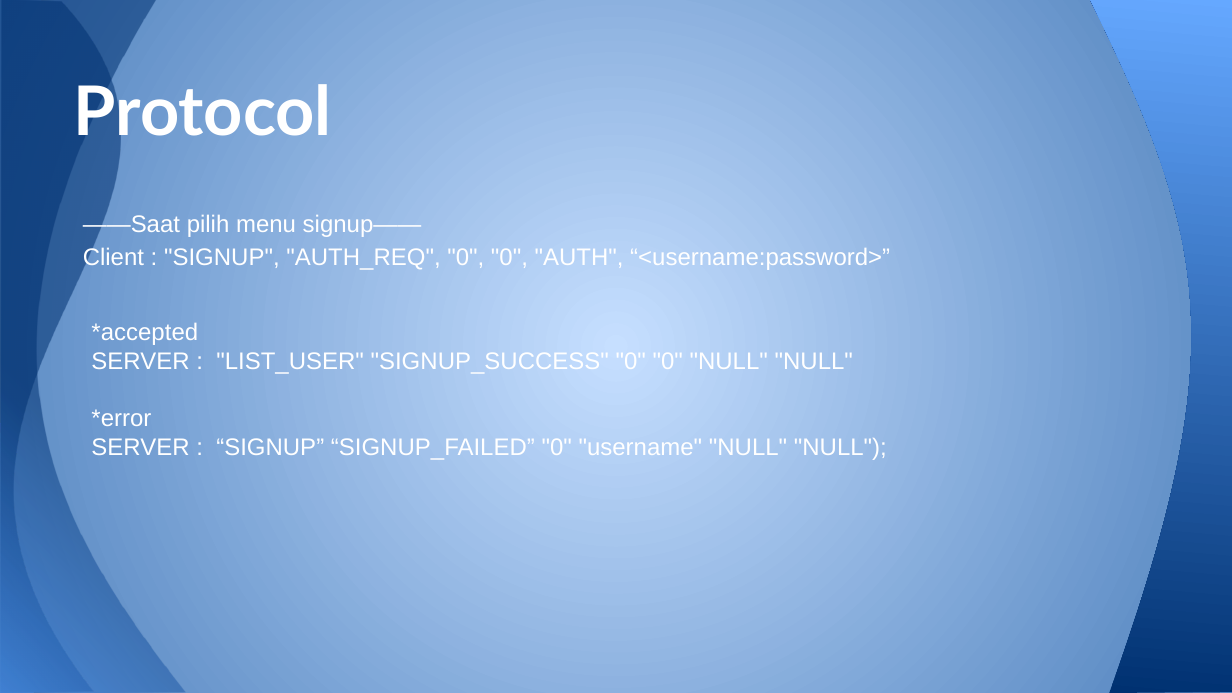
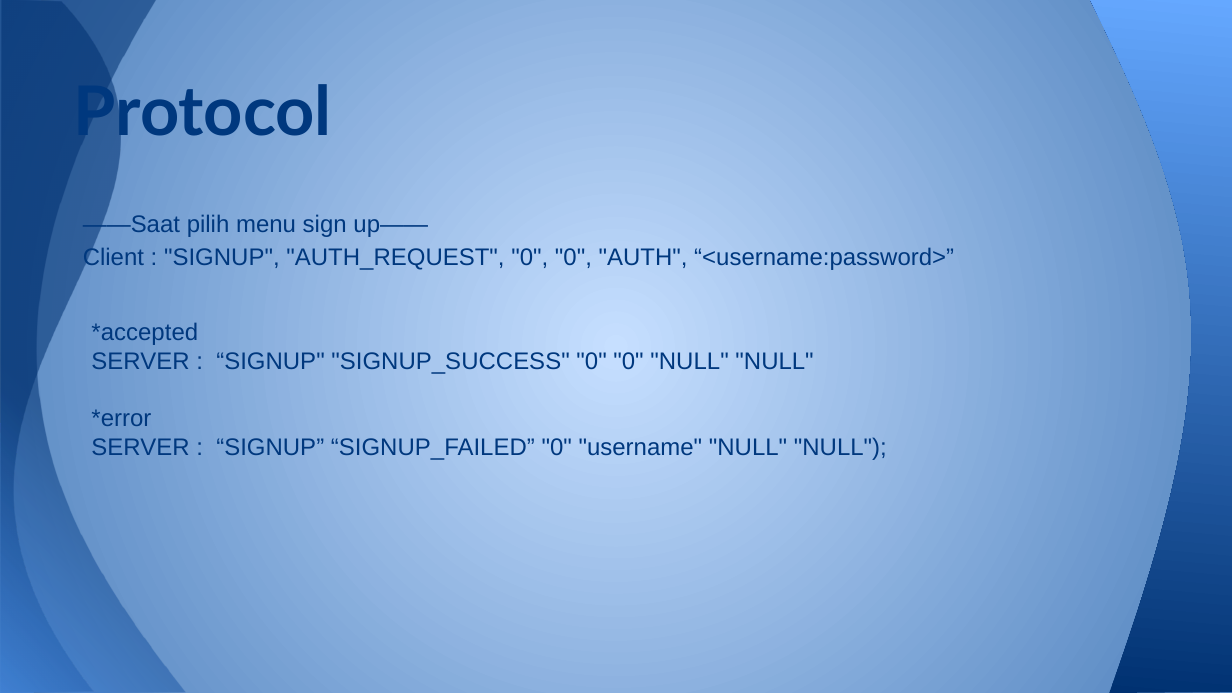
Before and after one commit to iskandarzun/KIJ, a slide deck: slide 2 of KIJ - Chat Secure.pptx. Drawn at 1232x693 pixels with LibreOffice and Linux fonts; fonts in the diff are those of the drawing. Boxes give left, top, right and bottom in pixels: in the first picture for what was removed or moved away, otherwise in the second. Text is boxed around its words. In the diff, an @@ line names an element or a change of style, - is before the commit and + after.

Commit message:
Update protocol

```diff
--- a/KIJ - Chat Secure.pptx
+++ b/KIJ - Chat Secure.pptx
@@ title "Protocol" at (74, 76, 332, 148): text colour #FFFFFF to #00387E @@
@@ text at (83, 213, 954, 270): text changed; text colour #FFFFFF to #00387E @@
-——Saat pilih menu signup——
-Client : "SIGNUP", "AUTH_REQ", "0", "0", "AUTH", “<username:password>”
+——Saat pilih menu sign up——
+Client : "SIGNUP", "AUTH_REQUEST", "0", "0", "AUTH", “<username:password>”
@@ text at (91, 323, 887, 460): text colour #FFFFFF to #00387E in "*accepted", "*error", "SERVER : “SIGNUP” “SIGNUP_FAILED” "0" "username" "NULL" ..." @@
@@ text at (91, 352, 813, 374): text changed; text colour #FFFFFF to #00387E @@
-SERVER : "LIST_USER" "SIGNUP_SUCCESS" "0" "0" "NULL" "NULL"
+SERVER : “SIGNUP" "SIGNUP_SUCCESS" "0" "0" "NULL" "NULL"
```
Also in this commit, not shown: 7 other slides changed.
